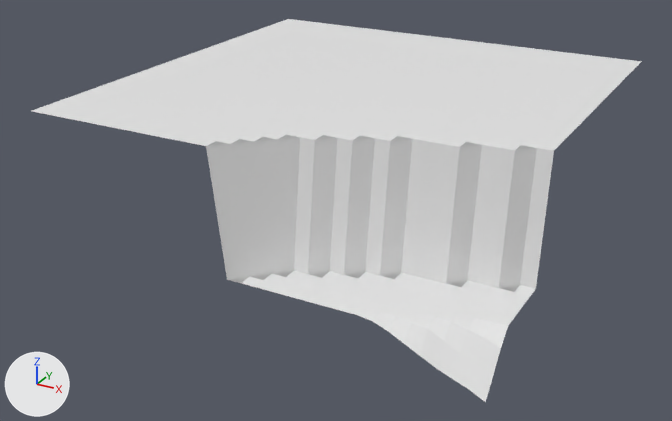
Renders of the glTF model assets/terrain/exported/map_chunked_003.gltf from each side of a commit.
One viewpoint serves both versions: a 50 mm lens placed at (-82.6, 54.7, 27.9), pointed at (-113.0, 109.8, 0.3). Every picture has the same lights, and +X, +Y and +Z are marked at lower left.

Before the edit, the objects in view are built like this:
```python
me_plane_008 = bpy.data.meshes.new('Plane.008')
me_plane_008.from_pydata(...)  # 1090 vertices, 2050 faces; spans x -128.0..-96.0, y 96.0..128.0, z -2.3..9.5
ob_map_chunked_003 = bpy.data.objects.new('map_chunked.003', me_plane_008)
ob_map_chunked_003.location = (0.0, 0.0, 0.0)
```
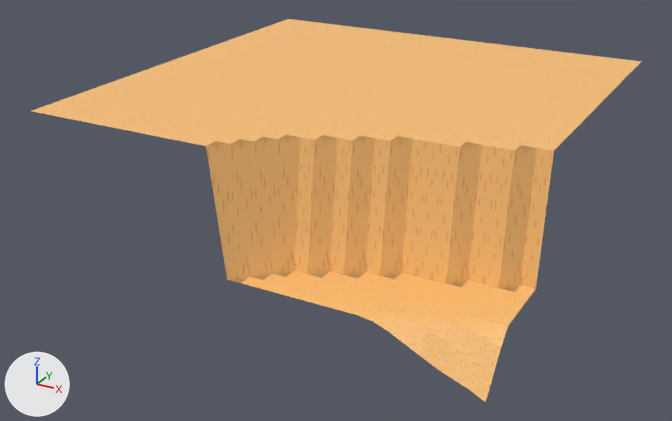
The edits, one by one:
Picture 'spr_terrain_texture' (img_spr_terrain_texture) is new.
Material 'map_material' (mat_map_material) is new.
Its texture is img_spr_terrain_texture.
me_plane_008 has 1090 vertices, 2050 faces and spans x -128.0..-96.0, y 96.0..128.0, z -2.3..9.5.
me_plane_008 now uses material mat_map_material (picture img_spr_terrain_texture).

What differs and where, as boxes (x1, y1, x2, y2) in the pictures (672 x 421 px):
'map_chunked.003', recoloured (white to beige): (32, 19, 642, 402) in both
